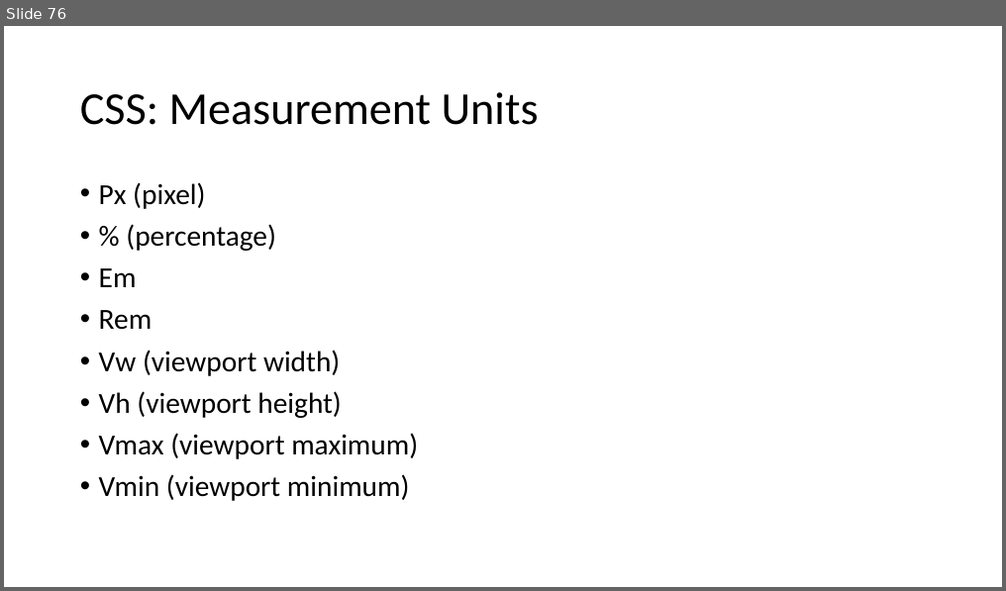
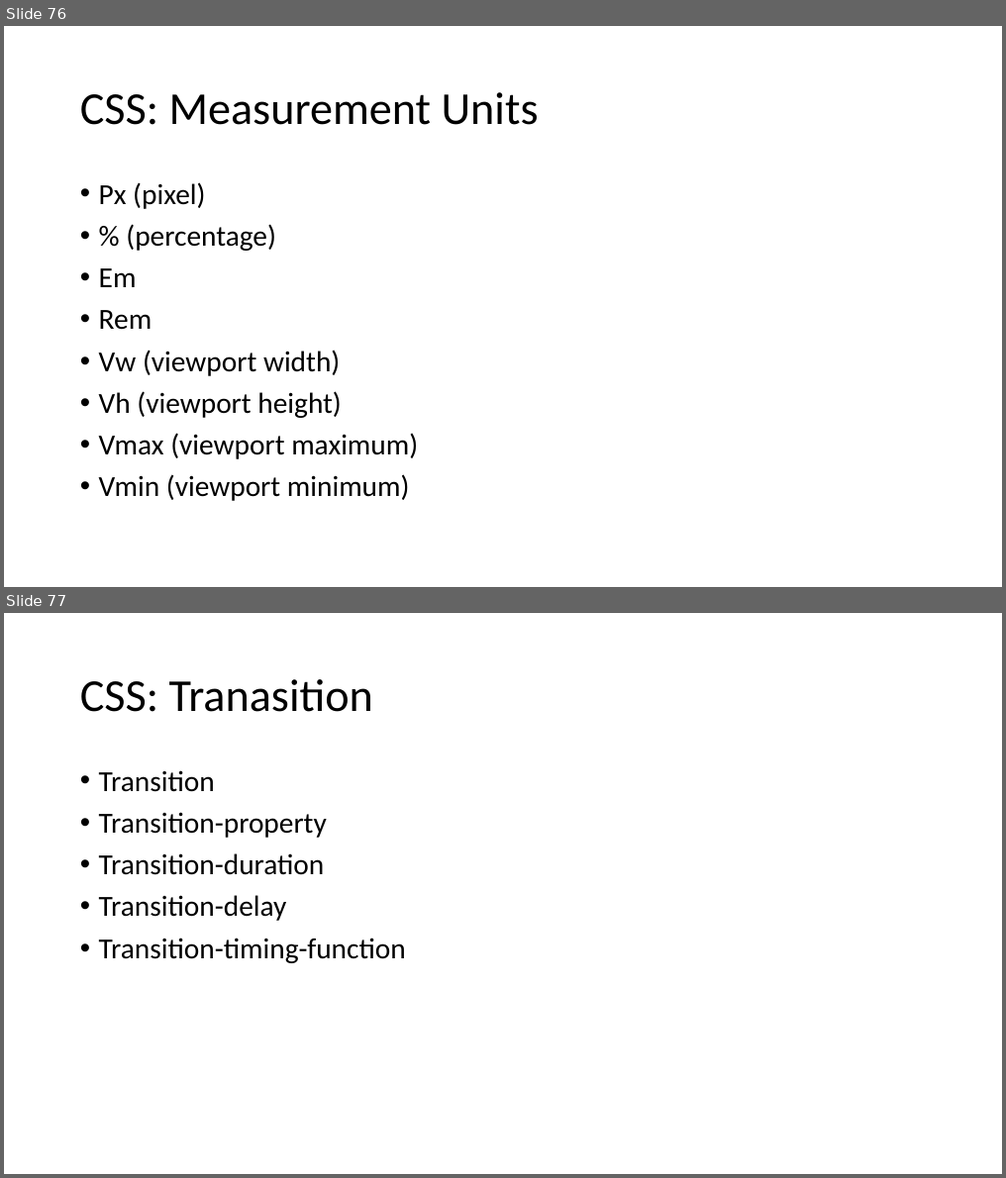
Before and after one commit to PiyushChaturvedii/Batch04, a slide deck: CSS.pptx. Shown one above the other, each under a label of ours: slide 76 before the commit, slides 76 and 77 after it. The pictures are 1006x591 and 1006x1178 pixels, drawn with LibreOffice and Linux fonts; fonts in the diff are those of the drawing. Boxes give left, top, right and bottom in pixels: in the first picture for what was removed or moved away, otherwise in the second. Text is boxed around its words. In the diff, an @@ line names an element or a change of style, - is before the commit and + after.

```diff
--- a/CSS.pptx
+++ b/CSS.pptx
@@ slide 77 added at <box>4,613,1002,1174</box>, background #FFFFFF @@
@@ title added at <box>80,679,373,712</box>, 44 pt, text #000000 @@
+CSS: Tranasition
@@ text added at <box>99,770,406,963</box>, 28 pt, text #000000 @@
+• Transition
+• Transition-property
+• Transition-duration
+• Transition-delay
+• Transition-timing-function
```
Also in this commit, not shown: 3 other slides added, 4 other files.
